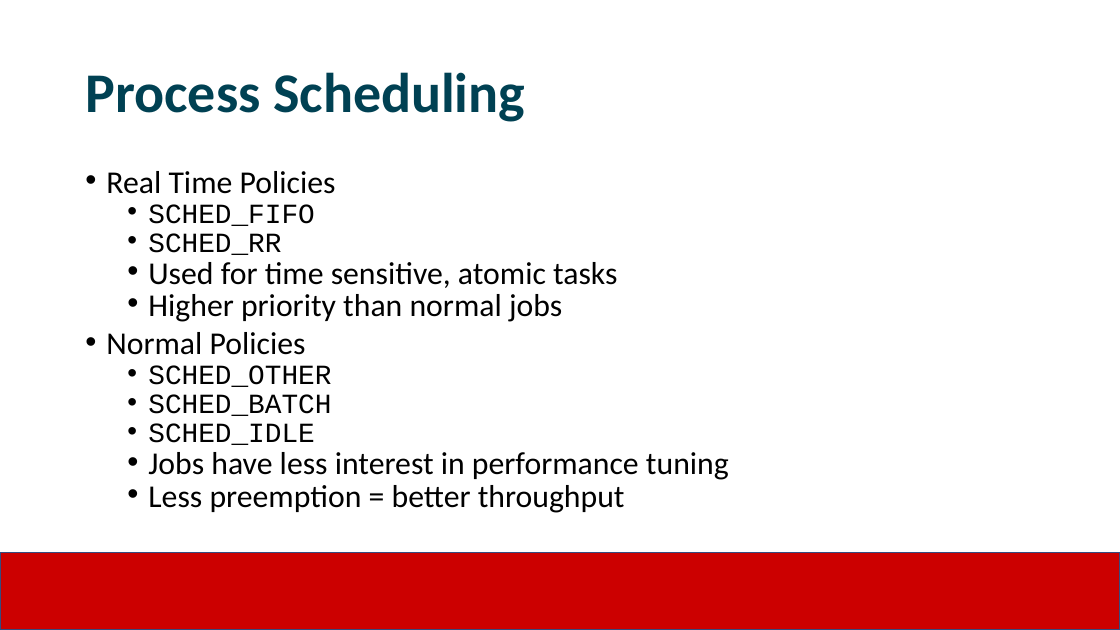
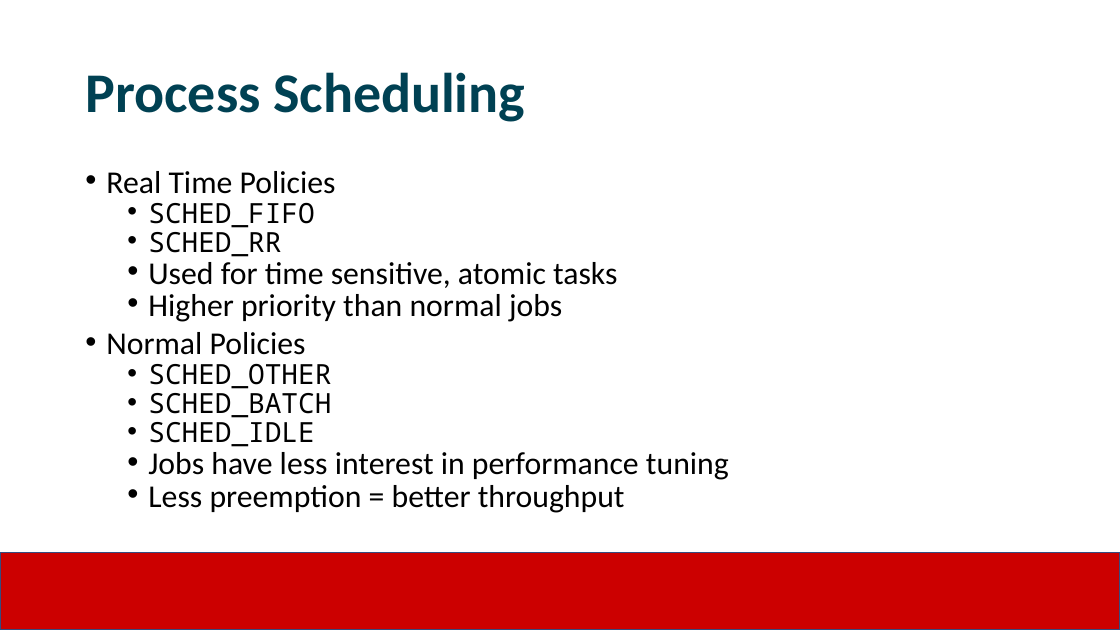
Before and after one commit to JimmyJHickey/Rambunctious-Homunculi, a slide deck: slide 5 of reports/RedHat_Presentation.pptx. Drawn at 1120x630 pixels with LibreOffice and Linux fonts; fonts in the diff are those of the drawing; background and template pictures are left out. Boxes give left, top, right and bottom in pixels: in the first picture for what was removed or moved away, otherwise in the second. Text is boxed around its words. In the diff, an @@ line names an element or a change of style, - is before the commit and + after.

```diff
--- a/reports/RedHat_Presentation.pptx
+++ b/reports/RedHat_Presentation.pptx
@@ text at [148, 203, 331, 447]: font Courier New to Noto Sans Mono in "SCHED_FIFO", "SCHED_RR", "SCHED_OTHER", "SCHED_BATCH" and 1 more places @@
```
Also in this commit, not shown: 2 other slides changed, 1 slide added, 1 slide removed, 2 other files.
